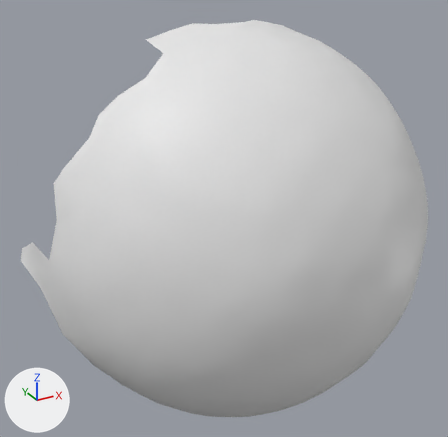
Renders of the OBJ model res/final/onecam_fullvolume/cleanedup/FullVolium.000283.obj from each side of a commit.
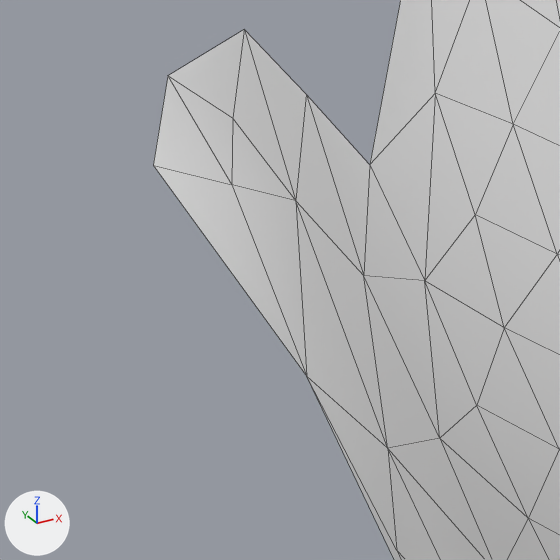
Each version appears first whole from a 50 mm lens placed at (263.9, -164.8, 265.6), pointed at (363.2, 15.7, 175.4), and next in a close-up on the part from 0% to 17% of the width and 55% to 72% of the height. Lighting does not change. The marker at lower left points along +X, +Y and +Z. The close-ups show mesh edges as thin lines. Where no turn or scale is listed for an object, it has been applied to the vertices.

The first close-up shows 'FullVolium.000283'.
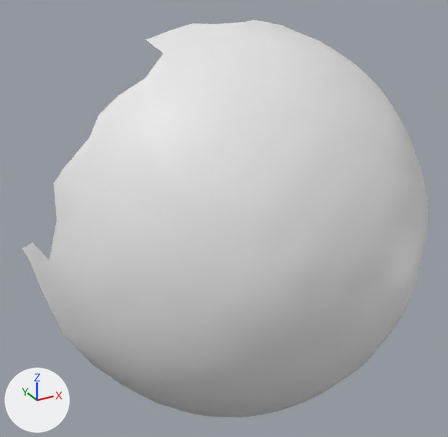
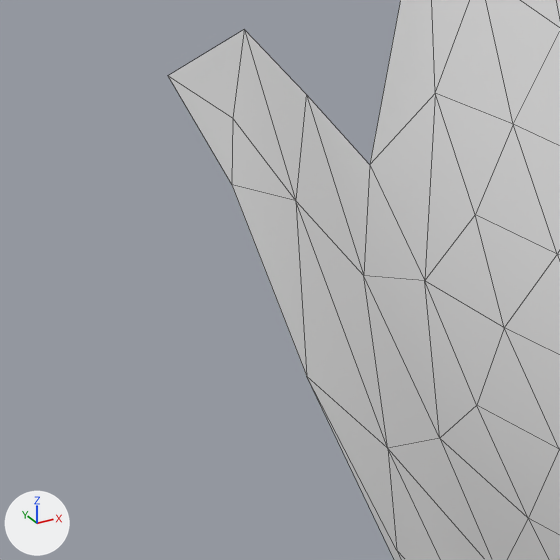
What the commit changed:
me_fullvolium_000283 has 1074 vertices, 2097 faces and spans x 297.0..448.0, y -37.0..54.0, z 100.0..241.0.
me_fullvolium_000283 is used by ob_fullvolium_000283; location (0.0, 0.0, 0.0).
Verts and faces of me_fullvolium_000283; kept vertices keep their numbers, new ones are numbered from 1074.
Before the commit, vertices of me_fullvolium_000283: 1057 (298.0, 54.0, 162.0) at pixel (167, 75), 1058 (297.0, 53.0, 158.0) at pixel (153, 165), 1063 (300.0, 48.0, 159.0) at pixel (231, 184), 1070 (301.0, 41.0, 151.0) at pixel (306, 376).
Part 1, on me_fullvolium_000283:
Vertices deleted: 1058 (with the faces that use them).

Changed parts and their boxes (x1, y1, x2, y2) in the close-ups (560 x 560 px):
'FullVolium.000283', reshaped: before (153, 0, 560, 560); after (168, 0, 560, 560)
part 1 of me_fullvolium_000283, deleted: before (153, 77, 306, 375)
